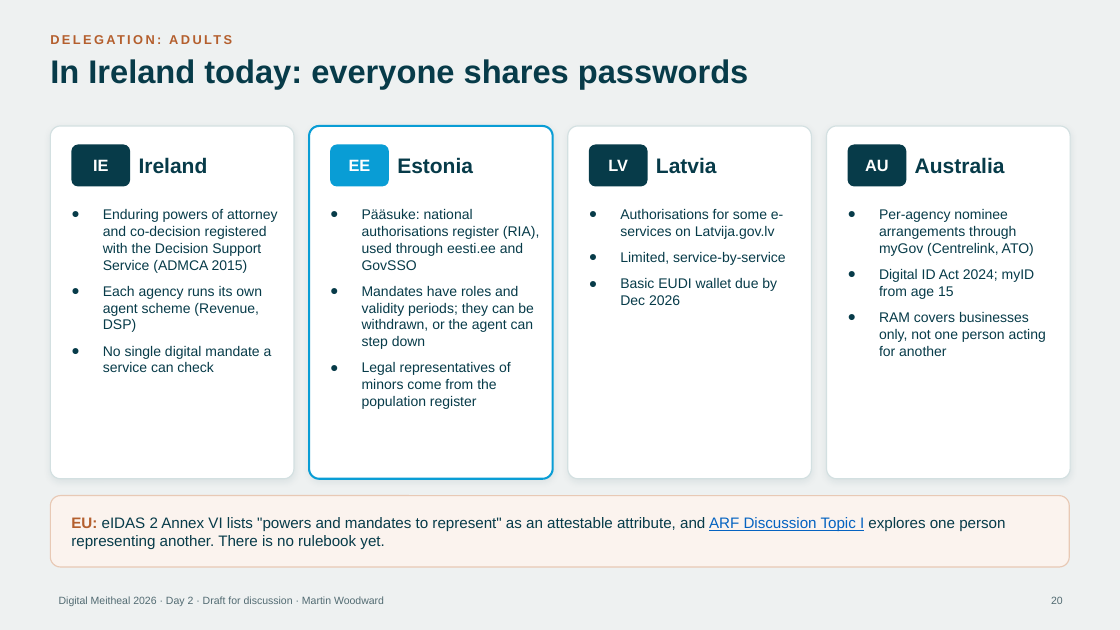
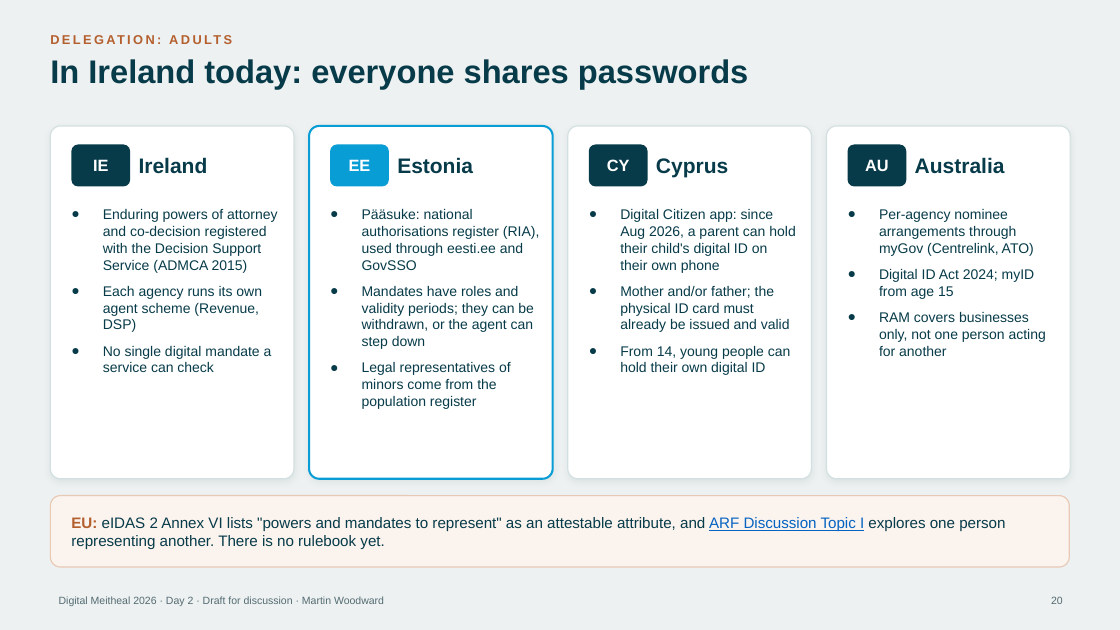
Before and after one commit to martinwoodward/meitheal26, a slide deck: slide 20 of delegated-authority/Digital-Wallets-Delegated-Authority-Meitheal-2026.pptx. Drawn at 1120x630 pixels with LibreOffice and Linux fonts; fonts in the diff are those of the drawing. Boxes give left, top, right and bottom in pixels: in the first picture for what was removed or moved away, otherwise in the second. Text is boxed around its words. In the diff, an @@ line names an element or a change of style, - is before the commit and + after.

```diff
--- a/delegated-authority/Digital-Wallets-Delegated-Authority-Meitheal-2026.pptx
+++ b/delegated-authority/Digital-Wallets-Delegated-Authority-Meitheal-2026.pptx
@@ text in rounded rectangle at [607,159,630,171]: text changed @@
-LV
+CY
@@ text at [656,158,728,178]: text changed @@
-Latvia
+Cyprus
@@ text at [620,209,795,375]: text changed @@
-● Authorisations for some e-services on Latvija.gov.lv
-● Limited, service-by-service
-● Basic EUDI wallet due by Dec 2026
+● Digital Citizen app: since Aug 2026, a parent can hold their child's digital ID on their own phone
+● Mother and/or father; the physical ID card must already be issued and valid
+● From 14, young people can hold their own digital ID
```
Also in this commit, not shown: 2 other slides changed, 3 other files.
